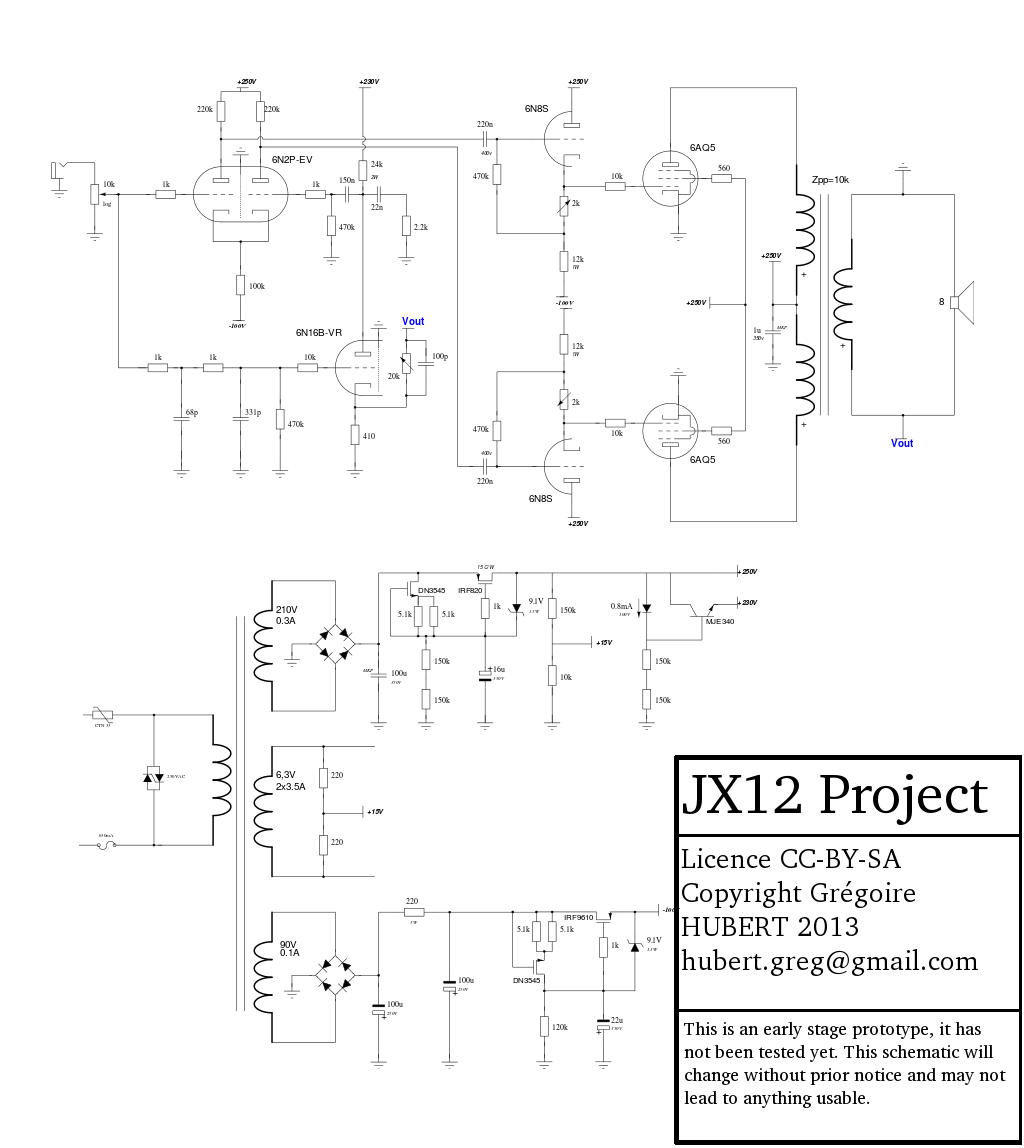
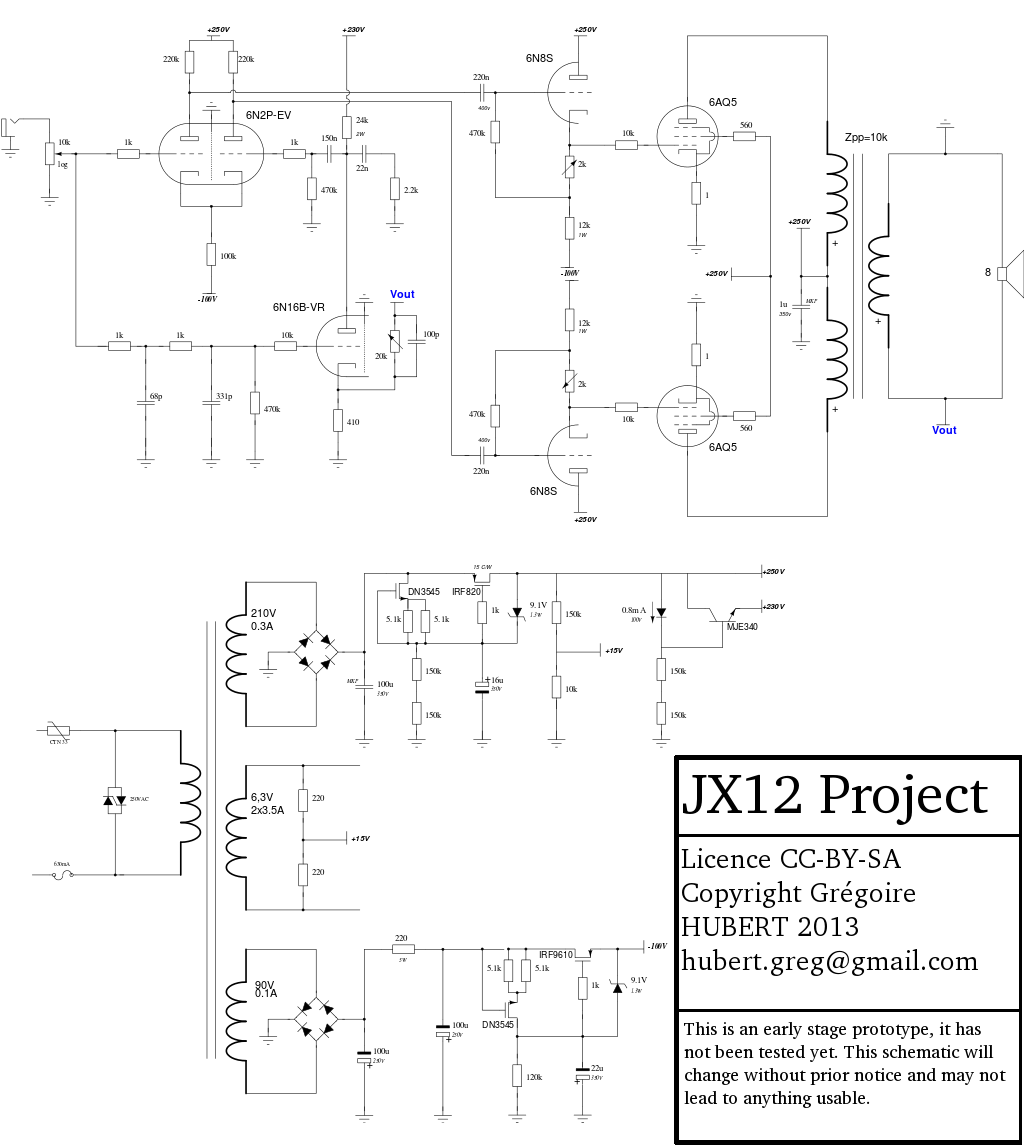
Revision of a layered 1024px x 1148px image; what changed, layer by layer:
painted on "JX12.svg" over [1, 27, 1024, 1123]
